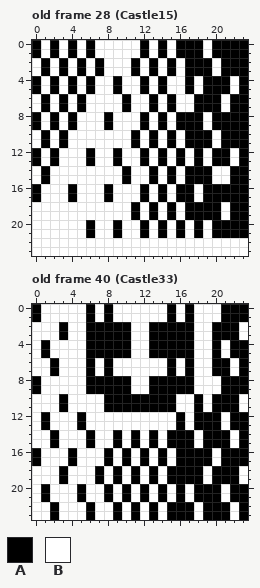
A pixel-art file gets an edit: res/images/tileset.ase. The picture above is the old version.
24x24 pixels, 52 frames. Shown: old frame 28 (Castle15), old frame 40 (Castle33). The commit also changed other frames, which this record leaves out.
Visible layers, top first: "Layer 3", "Layer 2", "Layer 1".
Palette (. is transparent): A #000000  B #ffffff
Pixels before, old frame 28 (Castle15), first column x 0:
 0 ABABABABBBBBABABAAABAAAA
 1 ABABABABBBBBABABAAABAAAA
 2 BABABABABBBABABABAAABAAA
 3 BABABABABBBABABABAAABAAA
 4 ABABABABBABBABABBABAAABA
 5 ABABABABBABBABABBABAAABA
 6 BABABABBBBABBABABBAAABAA
 7 BABABABBBBABBABABBAAABAA
 8 ABABABBBABBBABABAAABAAAA
 9 ABABABBBABBBABABAAABAAAA
10 BABABBBBBBBABABABAAABAAA
11 BABABBBBBBBABABABAAABAAA
12 ABABBBABBABBABABABABAABA
13 ABABBBABBABBABABABABAABA
14 BABBBBBBBBABBABABAAABBAA
15 BABBBBBBBBABBABABAAABBAA
16 ABBBABBBABBBABABAABAAAAA
17 ABBBABBBABBBABABAABAAAAA
18 BBBBBBBBBBBABABABAAAABAA
19 BBBBBBBBBBBABABABAAAABAA
20 BBBBBBABBABBABABABABAAAA
21 BBBBBBABBABBABABABABAAAA
22 BBBBBBBBBBBBBBBBBBBBBBBB
23 BBBBBBBBBBBBBBBBBBBBBBBB
Pixels before, old frame 40 (Castle33), first column x 0:
 0 ABBBBBABABBBBBBABABBBAAA
 1 ABBBBBABABBBBBBABABBBAAA
 2 BBBABBAAAAABBAAAAABBAAAB
 3 BBBABBAAAAABBAAAAABBAAAB
 4 BABBBBAAAAABBAAAAABBABAA
 5 BABBBBAAAAABBAAAAABBABAA
 6 BBABBBABABBBBBBABABBAABA
 7 BBABBBABABBBBBBABABBAABA
 8 ABBBBBAAAAABBAAAAABBBAAA
 9 ABBBBBAAAAABBAAAAABBBAAA
10 BBBABBBBAAAAAAAABBABAAAB
11 BBBABBBBAAAAAAAABBABAAAB
12 BABBBABBBBBBBBBBABAAABAA
13 BABBBABBBBBBBBBBABAAABAA
14 BBABBBABBABABABAAABAAABA
15 BBABBBABBABABABAAABAAABA
16 ABBBABBBABABABABAAAABAAA
17 ABBBABBBABABABABAAAABAAA
18 BBBABBBABABABABAAAABAAAB
19 BBBABBBABABABABAAAABAAAB
20 BABBBABBABABABABABAAABAA
21 BABBBABBABABABABABAAABAA
22 BBABBBABBABABABAAABAAABA
23 BBABBBABBABABABAAABAAABA
Once edited:
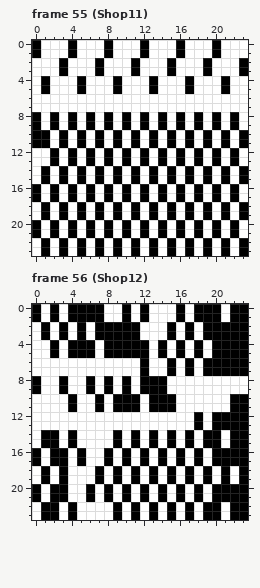
A new or re-ordered frame is compared with the old frame closest to it.
The exact change:
frames 52 -> 60
Changed rows in their new state; - is an unchanged pixel.
Frame 55 (Shop11) is new; against old frame 28 (Castle15), layer "Layer 2":
first column x 0:
 0 --B---B-A-----B--BB--BBB
 1 --B---B-A-----B--BB--BBB
 2 -B---B-------B---BB--BB-
 3 -B---B-------B---BB--BB-
 4 BAB-BAB-----BAB----BB--B
 5 BAB-BAB-----BAB----BB--B
 6 -B-B-B----B--B-B--BBB-BB
 7 -B-B-B----B--B-B--BBB-BB
 8 ------A---A------B---B-B
 9 ------A---A------B---B-B
10 A----A-A-A--------B---B-
11 A----A-A-A--------B---B-
12 B---A---ABA----------BAB
13 B---A---ABA----------BAB
14 ---A-A-A-ABA------B--AB-
15 ---A-A-A-ABA------B--AB-
16 --A---A---A------BAB-B-B
17 --A---A---A------BAB-B-B
18 -A-A-A-A-A--------B-BAB-
19 -A-A-A-A-A--------B-BAB-
20 A-A-A---ABA----------B-B
21 A-A-A---ABA----------B-B
22 -A-A-A-A-A-A-A-A-A-A-A-A
23 -A-A-A-A-A-A-A-A-A-A-A-A
Frame 56 (Shop12) is new; against old frame 40 (Castle33), layer "Layer 2":
first column x 0:
 0 --A-AA-AB-A-A--BABAAAB--
 1 --A-AA-AB-A-A--BABAAAB--
 2 -A---AB----A-BB-B--A---A
 3 -A---AB----A-BB-B--A---A
 4 -BA-AA-B---AAB-B-BA--A--
 5 -BA-AA-B---AAB-B-BA--A--
 6 --B---B-B---A------A--A-
 7 --B---B-B---A------A--A-
 8 ---A---B-B--A--BBB---BBB
 9 ---A---B-B--A--BBB---BBB
10 ---BA--AB---B-----B-BB-A
11 ---BA--AB---B-----B-BB-A
12 -B---B----------B--B-A--
13 -B---B----------B--B-A--
14 -A--A-B---------B----BA-
15 -A--A-B---------B----BA-
16 --AABA-----------B-BA---
17 --AABA-----------B-BA---
18 -A--------------B-BAB-BA
19 -A--------------B-BAB-BA
20 ABAA-BA------------B-A--
21 ABAA-BA------------B-A--
22 -A--A-B---------B----BA-
23 -A--A-B---------B----BA-
Pixel boxes of the changes (left, top, right, bottom) in both pictures:
changed: (32, 40, 248, 256)
changed: (32, 304, 248, 520)
